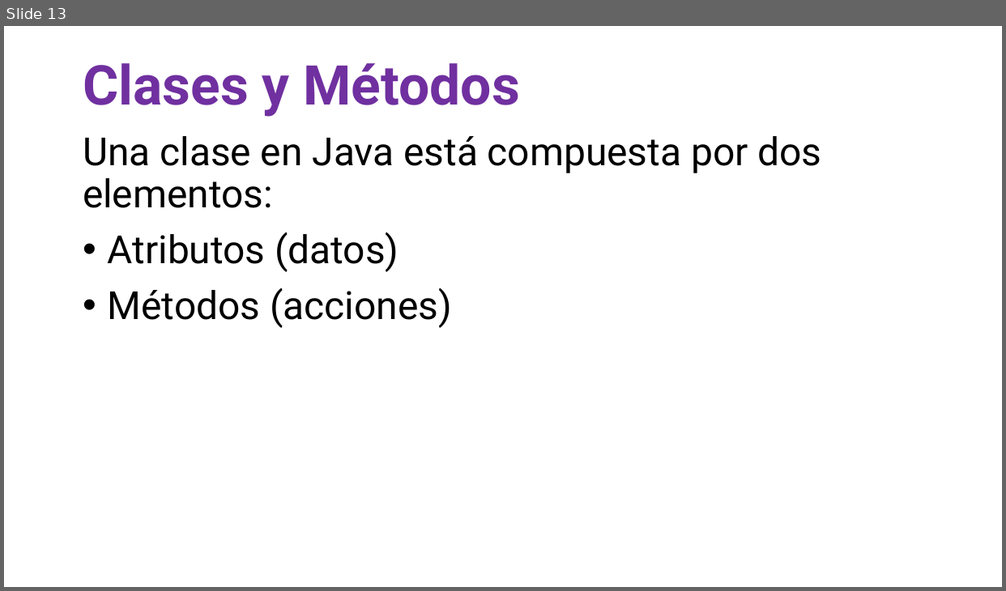
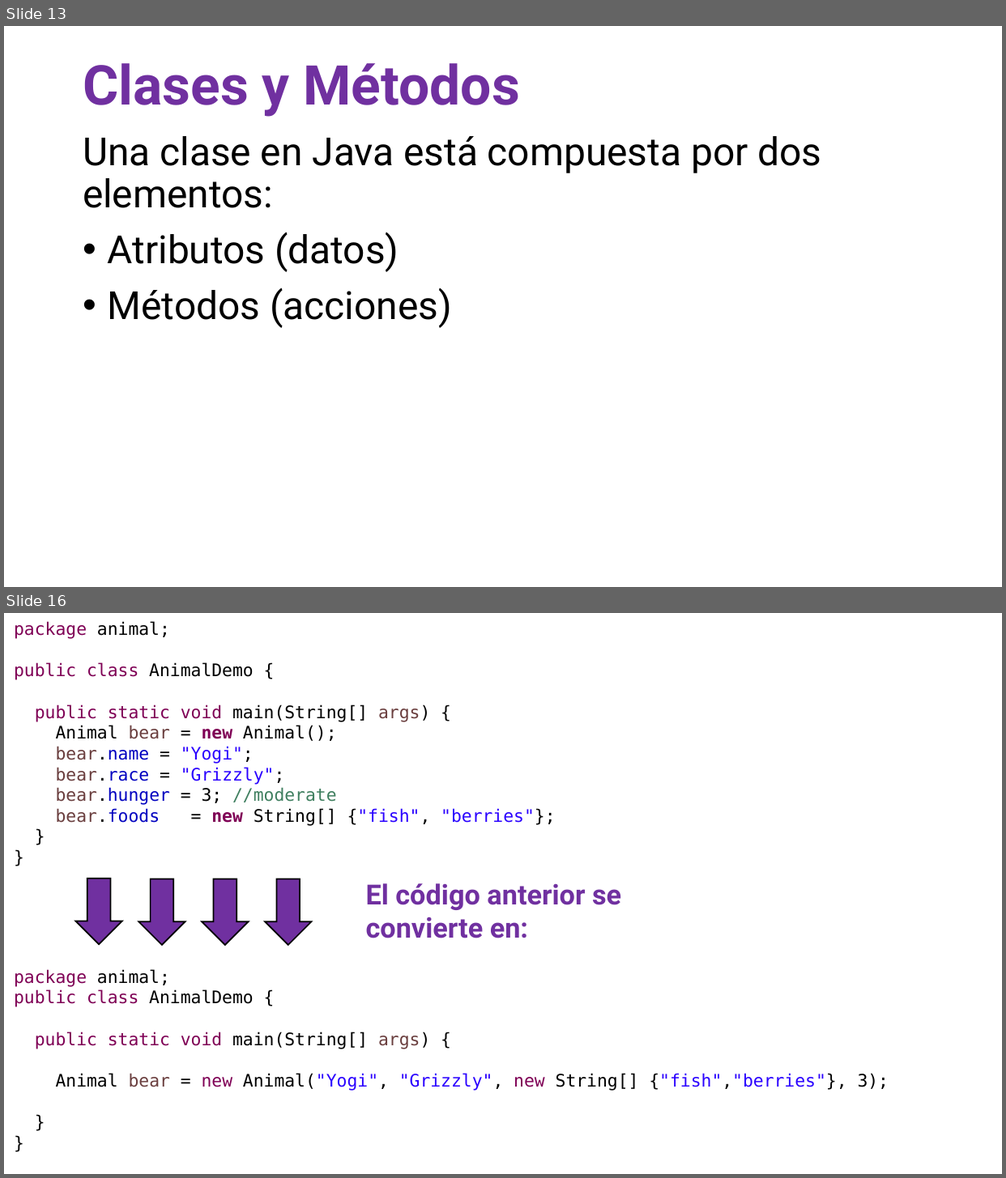
Before and after one commit to OMardil/INFO2, a slide deck: MOD03_Introduccion_a_OOP/01 Presentacion/INFO2_MOD03-Introduccion_a_OOP.pptx. Shown one above the other, each under a label of ours: slide 13 before the commit, slides 13 and 16 after it; the slides between them are not shown. The pictures are 1006x591 and 1006x1178 pixels, drawn with LibreOffice and Linux fonts; fonts in the diff are those of the drawing. Boxes give left, top, right and bottom in pixels: in the first picture for what was removed or moved away, otherwise in the second. Text is boxed around its words. In the diff, an @@ line names an element or a change of style, - is before the commit and + after.

```diff
--- a/MOD03_Introduccion_a_OOP/01 Presentacion/INFO2_MOD03-Introduccion_a_OOP.pptx
+++ b/MOD03_Introduccion_a_OOP/01 Presentacion/INFO2_MOD03-Introduccion_a_OOP.pptx
@@ slide 16 added at bbox=[4, 613, 1002, 1174], background #FFFFFF @@
@@ text added at bbox=[14, 621, 555, 826], 12.5 pt, text #000000 @@
+package animal;
+public class AnimalDemo {
+public static void main(String[] args) {
+Animal bear = new Animal();
+bear.name = "Yogi";
+bear.race = "Grizzly";
+bear.hunger = 3; //moderate
+bear.foods = new String[] {"fish", "berries"};
+}
+}
@@ down arrow added at bbox=[76, 879, 123, 944], fill #7030A0, outline #000000 1 pt @@
@@ down arrow added at bbox=[138, 879, 185, 945], fill #7030A0, outline #000000 1 pt @@
@@ down arrow added at bbox=[202, 879, 249, 945], fill #7030A0, outline #000000 1 pt @@
@@ down arrow added at bbox=[265, 879, 311, 945], fill #7030A0, outline #000000 1 pt @@
@@ text added at bbox=[366, 884, 621, 939], 20 pt, text #7030A0, bold @@
+El código anterior se convierte en:
@@ text added at bbox=[14, 969, 889, 1091], 12.5 pt, text #000000 @@
+package animal;
+public class AnimalDemo {
+public static void main(String[] args) {
+Animal bear = new Animal("Yogi", "Grizzly", new String[] {"fish","berries"}, 3);
+}
+}
```
Also in this commit, not shown: 2 slides changed, 5 other slides added, 1 slide removed, 2 other files.
